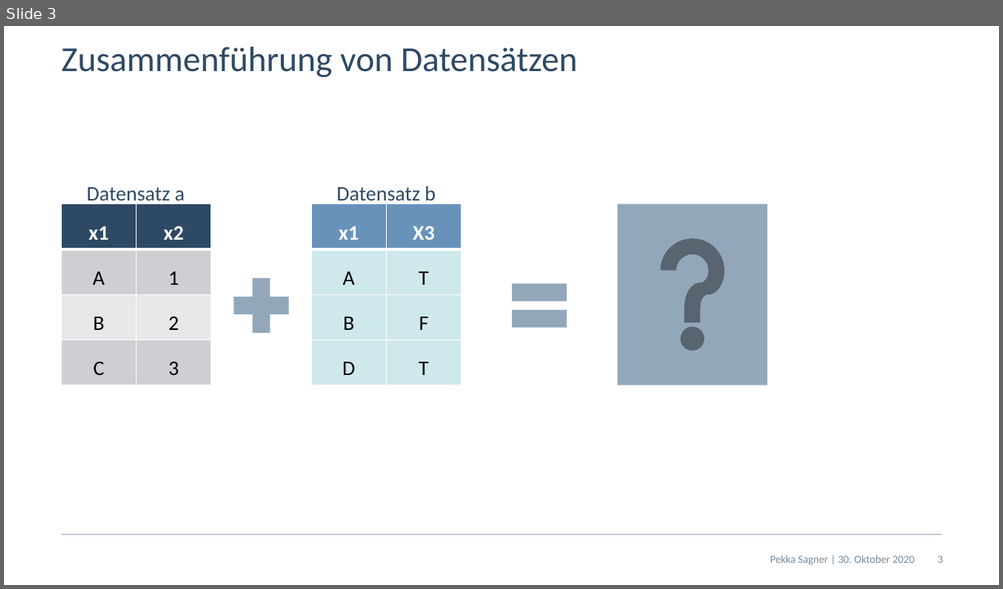
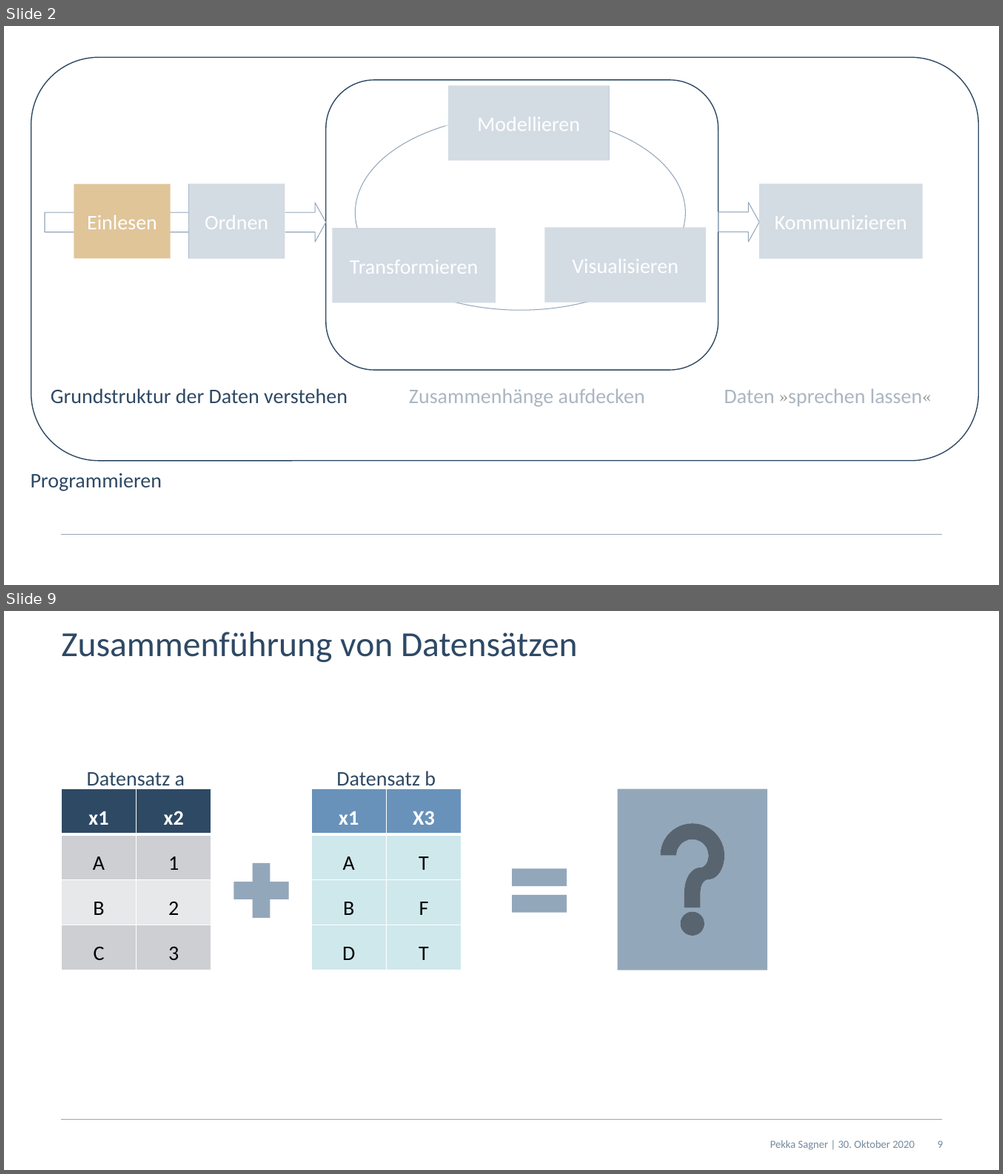
Before and after one commit to pekkasagner/Einfuehrung_in_R, a slide deck: images/Erstellte_Abbildungen.pptx. Shown one above the other, each under a label of ours: slide 3 before the commit, slides 2 and 9 after it; the slides between them are not shown. The pictures are 1003x589 and 1003x1174 pixels, drawn with LibreOffice and Linux fonts; fonts in the diff are those of the drawing; background and template pictures are left out. Boxes give left, top, right and bottom in pixels: in the first picture for what was removed or moved away, otherwise in the second. Text is boxed around its words. In the diff, an @@ line names an element or a change of style, - is before the commit and + after.

```diff
--- a/images/Erstellte_Abbildungen.pptx
+++ b/images/Erstellte_Abbildungen.pptx
@@ slide 2 added at box(4, 26, 999, 585), background #FFFFFF; not listed: 1 template element that a slide beside it also shows @@
@@ group added at box(31, 57, 979, 491): 13 rectangles, 4 texts, 2 rounded rectangles, 2 right arrows, 1 ellipse @@
+Einlesen
+Ordnen
+Transformieren
+Modellieren
+Visualisieren
+Kommunizieren
+Grundstruktur der Daten verstehen
+Daten »sprechen lassen«
+Zusammenhänge aufdecken
+Programmieren
@@ what was slide 3 is now slide 9 @@
@@ page number at box(937, 1141, 942, 1148): text changed @@
-3
+9
```
Also in this commit, not shown: 1 slide changed, 6 other slides added, 1 slide removed, 13 other files.
